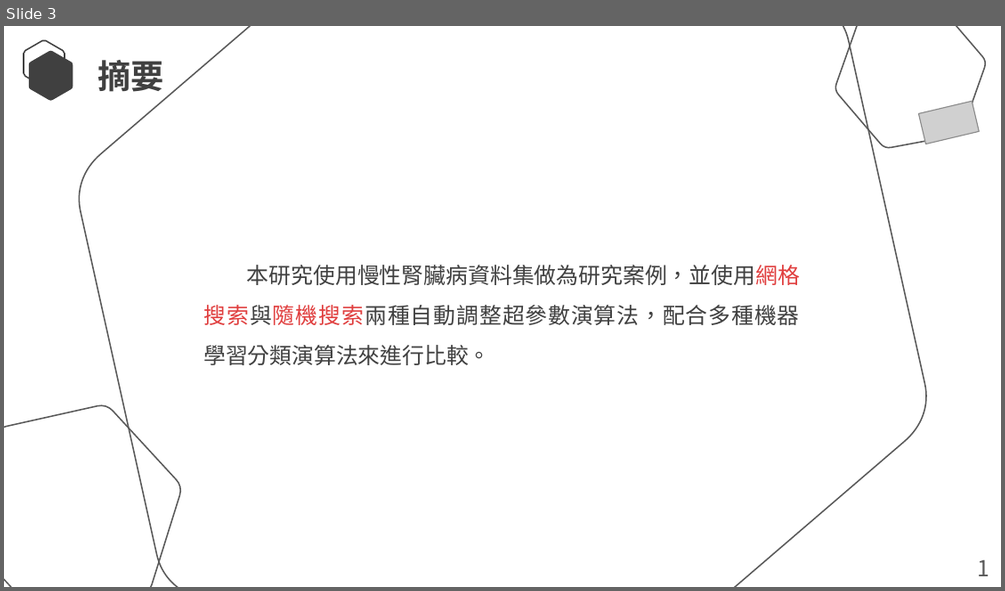
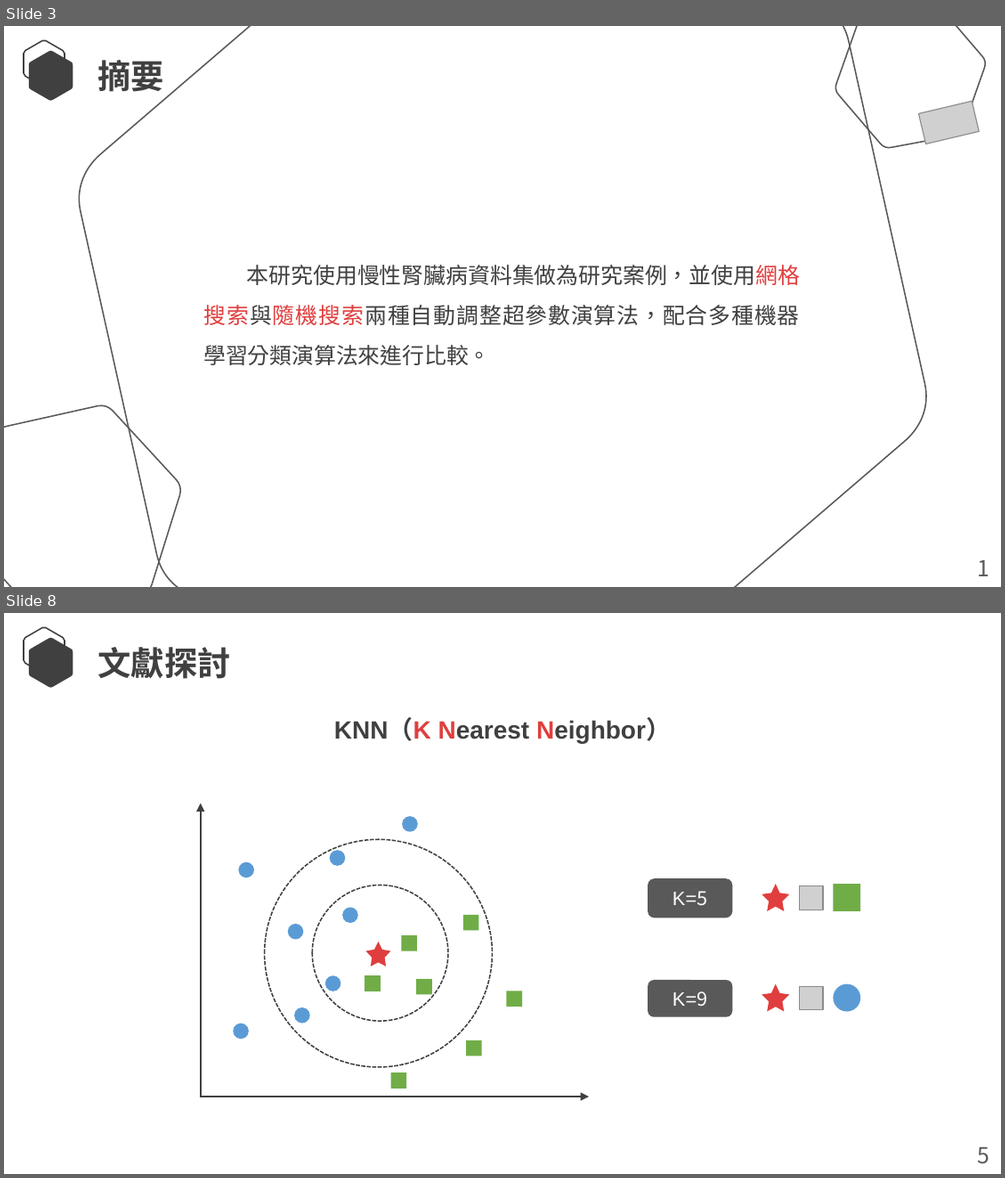
Before and after one commit to Lcwei-0708/lcwei-0708.github.io, a slide deck: data/應用機器學習演算法改善模型優化方法的研究-以UCI慢性腎臟疾病資料集為例/應用機器學習演算法改善模型優化方法的研究-以UCI慢性腎臟疾病資料集為例.pptx. Shown one above the other, each under a label of ours: slide 3 before the commit, slides 3 and 8 after it; the slides between them are not shown. The pictures are 1005x591 and 1005x1178 pixels, drawn with LibreOffice and Linux fonts; fonts in the diff are those of the drawing; grey boxes stand for pictures. Boxes give left, top, right and bottom in pixels: in the first picture for what was removed or moved away, otherwise in the second. Text is boxed around its words. In the diff, an @@ line names an element or a change of style, - is before the commit and + after.

```diff
--- a/data/應用機器學習演算法改善模型優化方法的研究-以UCI慢性腎臟疾病資料集為例/應用機器學習演算法改善模型優化方法的研究-以UCI慢性腎臟疾病資料集為例.pptx
+++ b/data/應用機器學習演算法改善模型優化方法的研究-以UCI慢性腎臟疾病資料集為例/應用機器學習演算法改善模型優化方法的研究-以UCI慢性腎臟疾病資料集為例.pptx
@@ slide 8 added at bbox=[4, 613, 1001, 1174], background #FFFFFF @@
@@ freeform shape added at bbox=[24, 627, 65, 674], outline #404040 1 pt @@
@@ freeform shape added at bbox=[29, 638, 73, 688], fill #404040 @@
@@ text added at bbox=[97, 647, 230, 679], 24 pt, text #404040, bold @@
+文獻探討
@@ text added at bbox=[334, 719, 671, 743], 18 pt, text #404040, bold @@
+KNN（K Nearest Neighbor）
@@ ellipse added at bbox=[264, 839, 492, 1067], outline #404040 1 pt dashed @@
@@ ellipse added at bbox=[312, 885, 447, 1021], outline #404040 1 pt dashed @@
@@ group added at bbox=[648, 878, 861, 917]: 1 rounded rectangle, 1 star, 1 picture, 1 rectangle @@
+K=5
@@ group added at bbox=[648, 980, 861, 1017]: 1 rounded rectangle, 1 star, 1 picture, 1 ellipse @@
+K=9
@@ group added at bbox=[201, 803, 589, 1097]: 8 ellipses, 7 rectangles, 2 arrows, 1 star @@
@@ text added at bbox=[978, 1147, 990, 1164], 16 pt, text #595959 @@
+5
```
Also in this commit, not shown: 3 slides changed, 15 other slides added, 12 slides removed.
